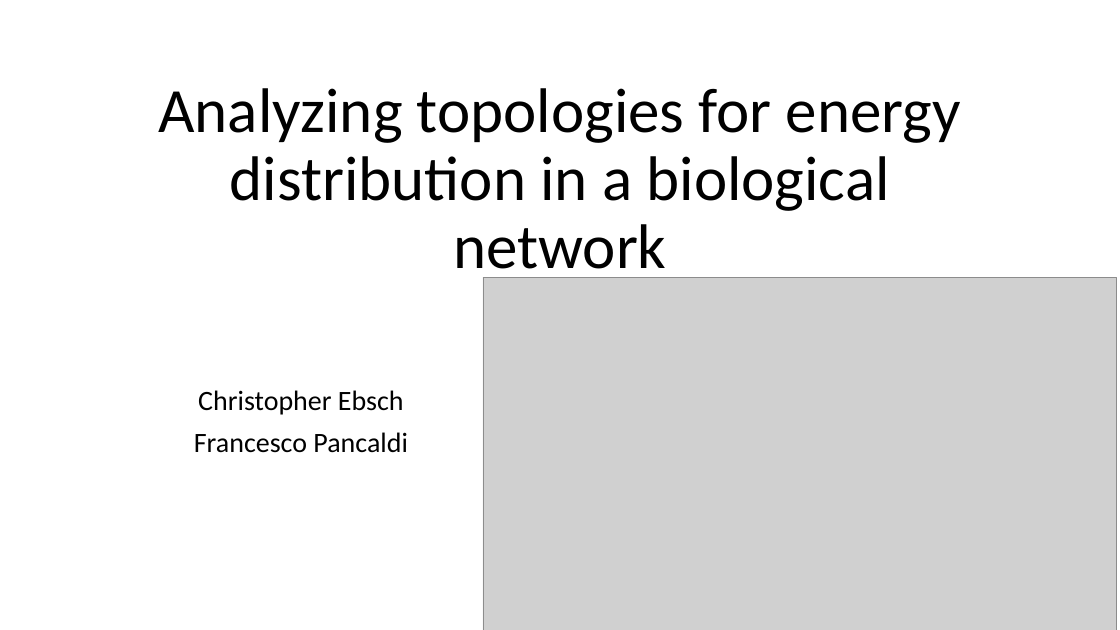
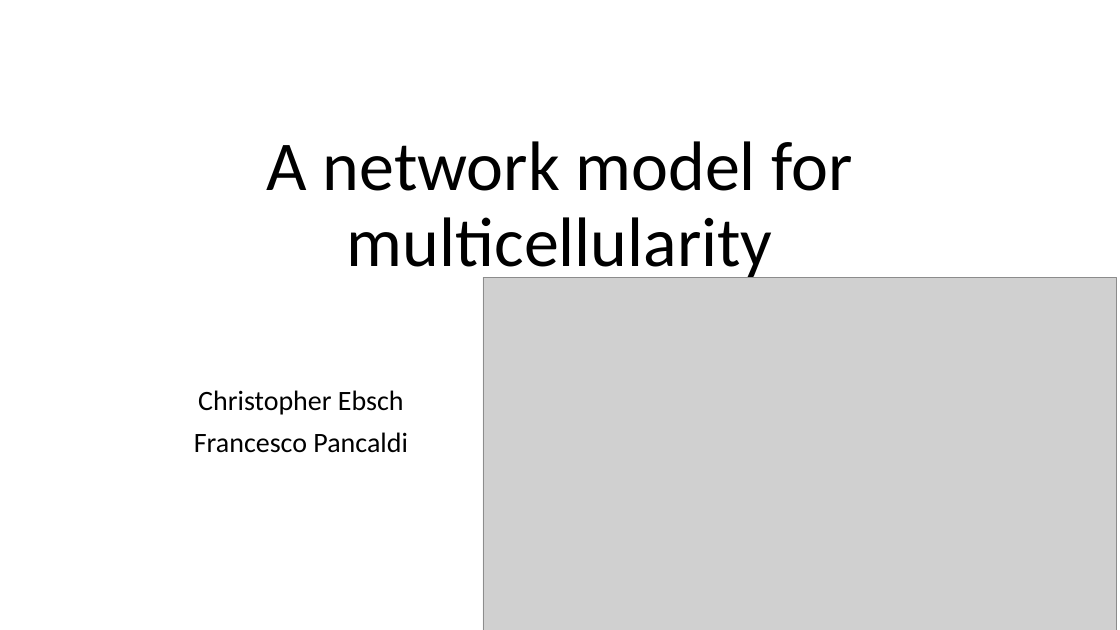
Before and after one commit to fpancald/Final-POL, a slide deck: slide 1 of FinalPPT.pptx. Drawn at 1120x630 pixels with LibreOffice and Linux fonts; fonts in the diff are those of the drawing; grey boxes stand for pictures. Boxes give left, top, right and bottom in pixels: in the first picture for what was removed or moved away, otherwise in the second. Text is boxed around its words. In the diff, an @@ line names an element or a change of style, - is before the commit and + after.

Commit message:
Powerpoint presentations

```diff
--- a/FinalPPT.pptx
+++ b/FinalPPT.pptx
@@ title at box(267, 141, 853, 283): text changed; size 54 to 60 pt @@
-Analyzing topologies for energy distribution in a biological network
+A network model for multicellularity
```
Also in this commit, not shown: 1 other slide changed, 9 slides added, 6 slides removed, 1 other file.
